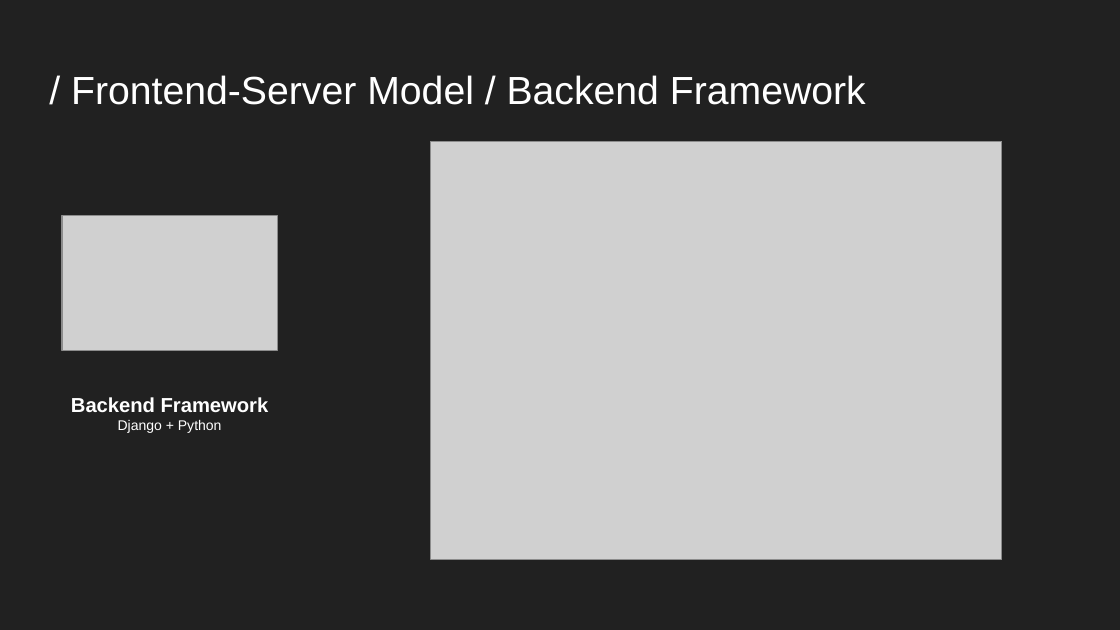
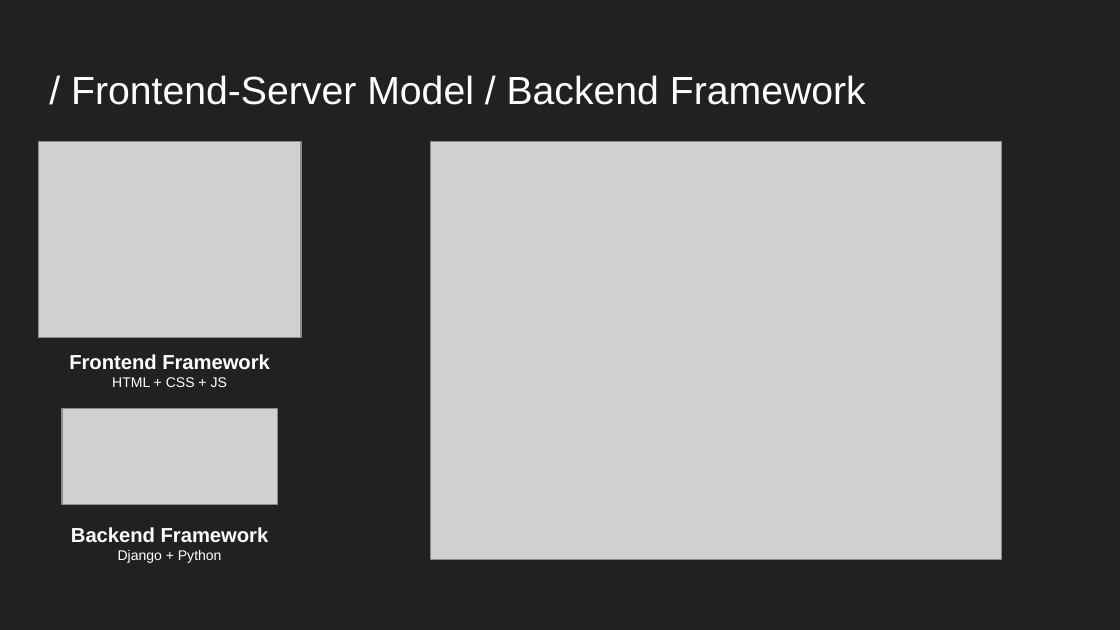
Before and after one commit to YanzhenHuang/CISC3025-Name-Entity, a slide deck: slide 18 of CISC3025-Project3-Presentation.pptx. Drawn at 1120x630 pixels with LibreOffice and Linux fonts; fonts in the diff are those of the drawing; grey boxes stand for pictures. Boxes give left, top, right and bottom in pixels: in the first picture for what was removed or moved away, otherwise in the second. Text is boxed around its words. In the diff, an @@ line names an element or a change of style, - is before the commit and + after.

```diff
--- a/CISC3025-Project3-Presentation.pptx
+++ b/CISC3025-Project3-Presentation.pptx
@@ picture added at (x1=38, y1=141, x2=301, y2=338) @@
@@ text added at (x1=69, y1=354, x2=270, y2=387), 13 pt, text #FFFFFF, bold @@
+Frontend Framework
+HTML + CSS + JS
@@ picture resized from (x1=62, y1=216, x2=277, y2=351) to (x1=62, y1=409, x2=277, y2=504) @@
@@ text "Backend Framework" moved from (x1=71, y1=397, x2=269, y2=433) to (x1=71, y1=527, x2=269, y2=563) @@
```
Also in this commit, not shown: 4 other slides changed.
